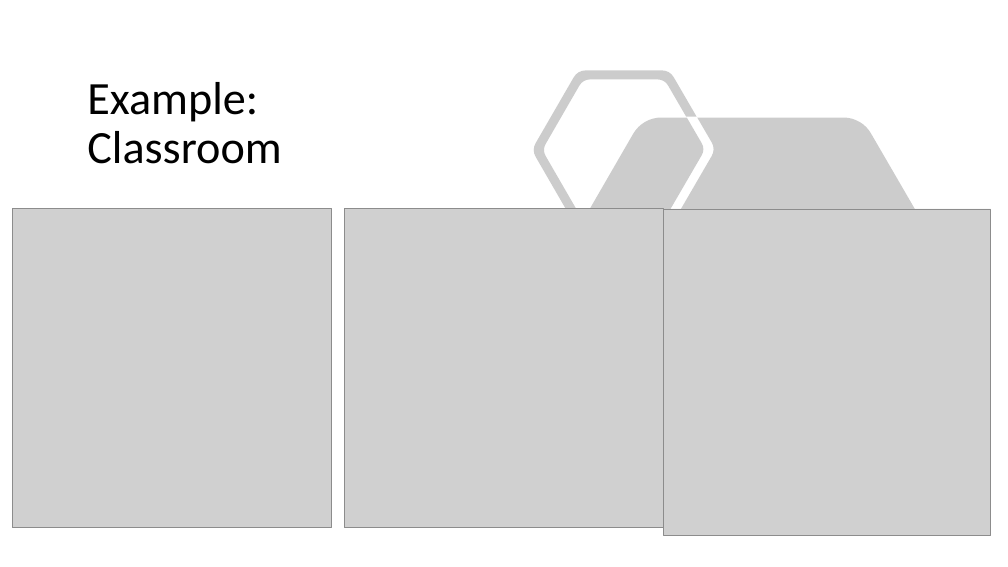
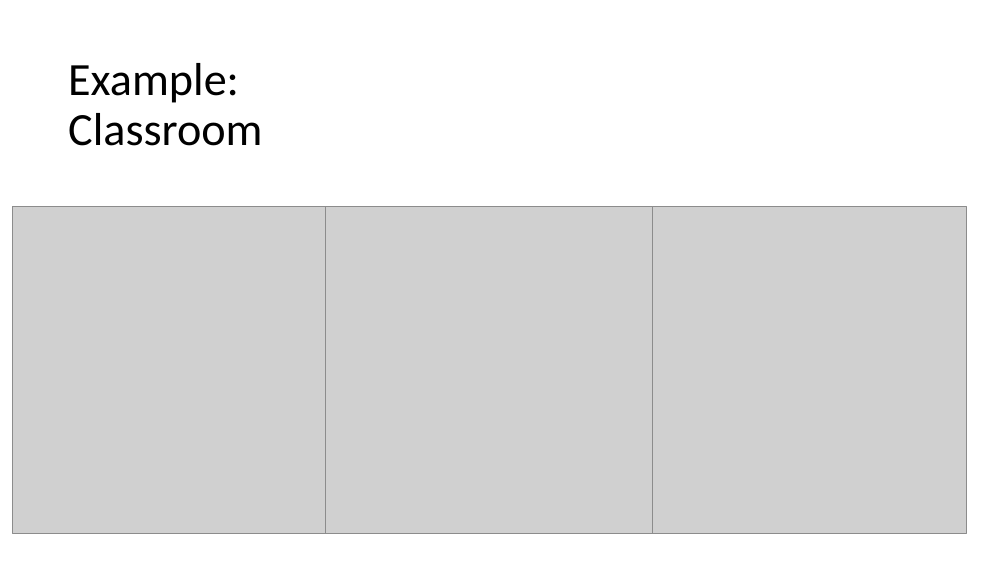
Before and after one commit to LorenzoFioroni/Modeling-pedestrian-flow-in-a-crowded-building, a slide deck: slide 15 of presentation/Modeling Pedestrian Flow in a Crowded Building.pptx (slide 16 before the commit). Drawn at 1008x567 pixels with LibreOffice and Linux fonts; fonts in the diff are those of the drawing; grey boxes stand for pictures. Boxes give left, top, right and bottom in pixels: in the first picture for what was removed or moved away, otherwise in the second. Text is boxed around its words. In the diff, an @@ line names an element or a change of style, - is before the commit and + after.

```diff
--- a/presentation/Modeling Pedestrian Flow in a Crowded Building.pptx
+++ b/presentation/Modeling Pedestrian Flow in a Crowded Building.pptx
@@ title "Example: Classroom": place and size @@
-title "Example: Classroom" at (87,82,281,164)
+title "Example: Classroom" at (68,63,262,146)
@@ freeform shape removed at (456,70,967,497) @@
@@ picture: place and size @@
-picture at (12,208,332,528)
+picture at (12,206,339,533)
@@ picture: place and size @@
-picture at (664,209,991,535)
+picture at (326,206,653,533)
@@ picture: place and size @@
-picture at (344,208,664,528)
+picture at (640,206,966,533)
```
Also in this commit, not shown: 5 other slides changed, 11 slides added, 8 slides removed.
